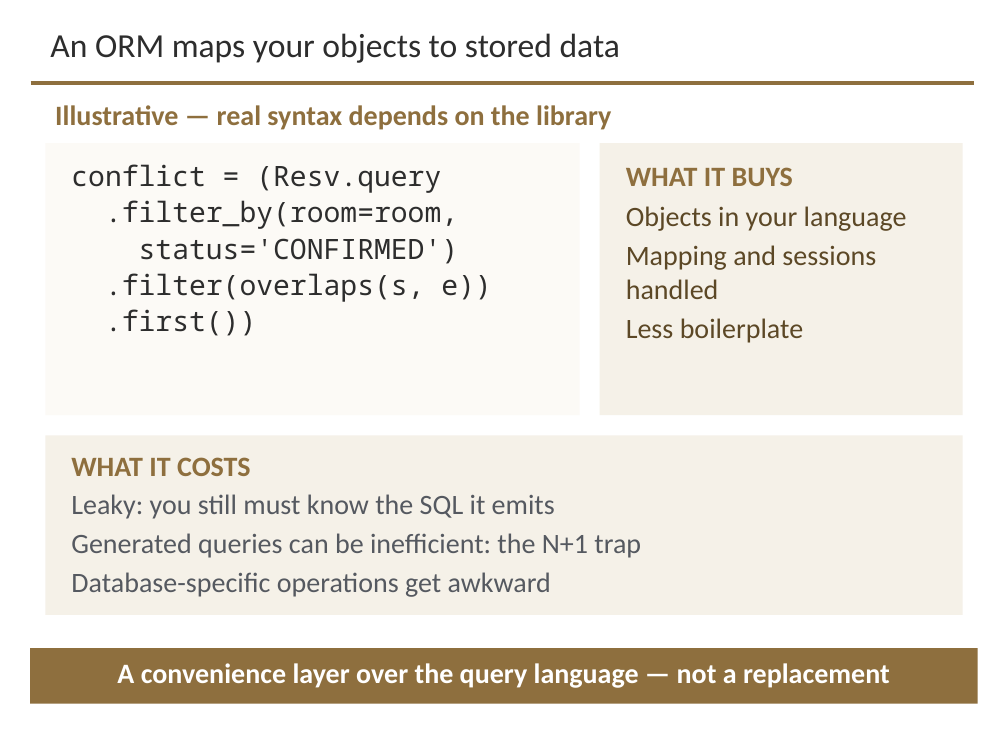
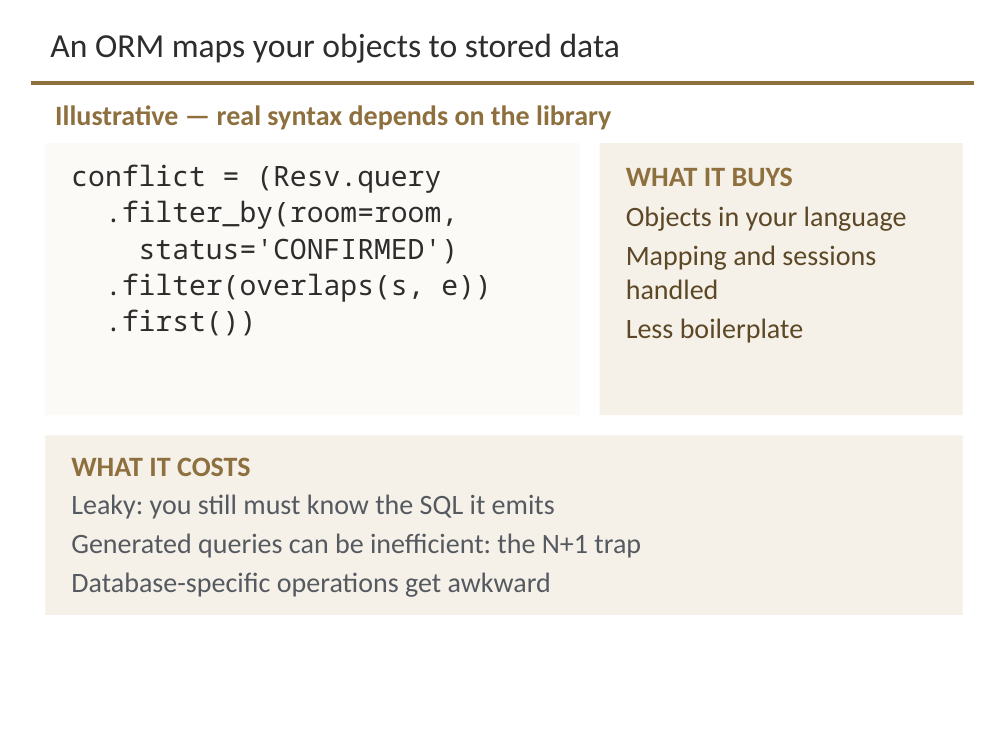
Before and after one commit to davisjam/model-based-agentic-software-engineering, a slide deck: slide 15 of course/lectures/act-3-software-in-the-world/02-compute-environments-and-data-management/3-2-Data-Management.pptx. Drawn at 1008x756 pixels with LibreOffice and Linux fonts; fonts in the diff are those of the drawing; background and template pictures are left out. Boxes give left, top, right and bottom in pixels: in the first picture for what was removed or moved away, otherwise in the second. Text is boxed around its words. In the diff, an @@ line names an element or a change of style, - is before the commit and + after.

```diff
--- a/course/lectures/act-3-software-in-the-world/02-compute-environments-and-data-management/3-2-Data-Management.pptx
+++ b/course/lectures/act-3-software-in-the-world/02-compute-environments-and-data-management/3-2-Data-Management.pptx
@@ rectangle removed at [30, 648, 978, 704] @@
@@ text removed at [117, 663, 890, 688] @@
-A convenience layer over the query language — not a replacement
```
Also in this commit, not shown: 22 other slides changed.
